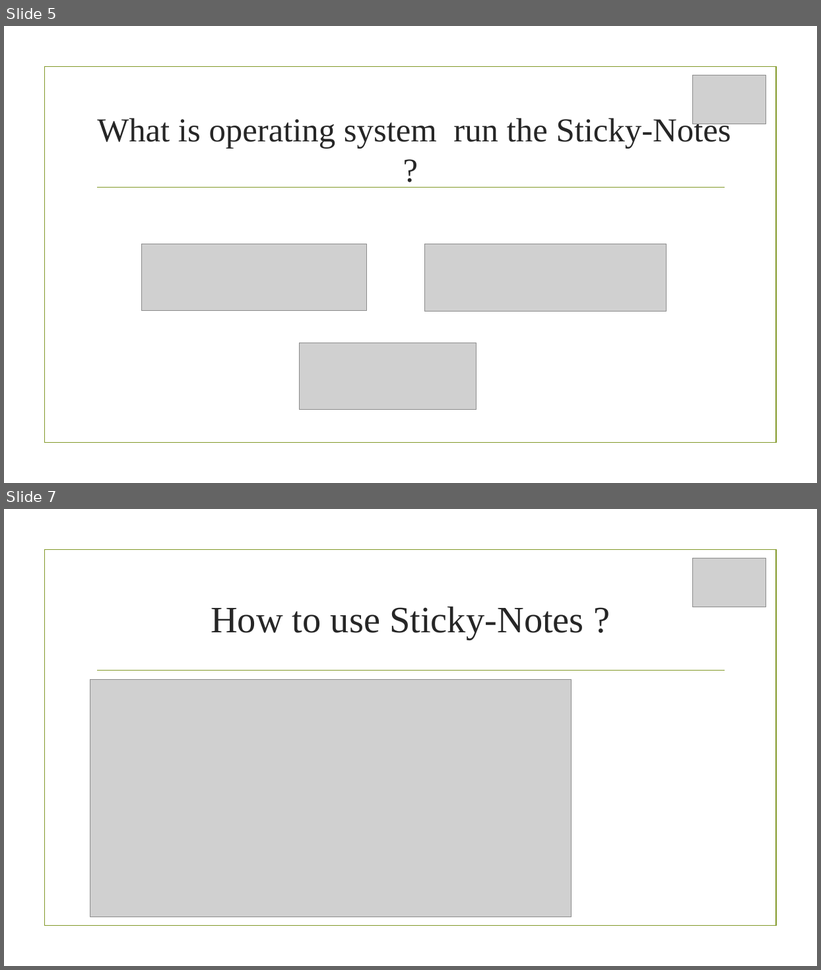
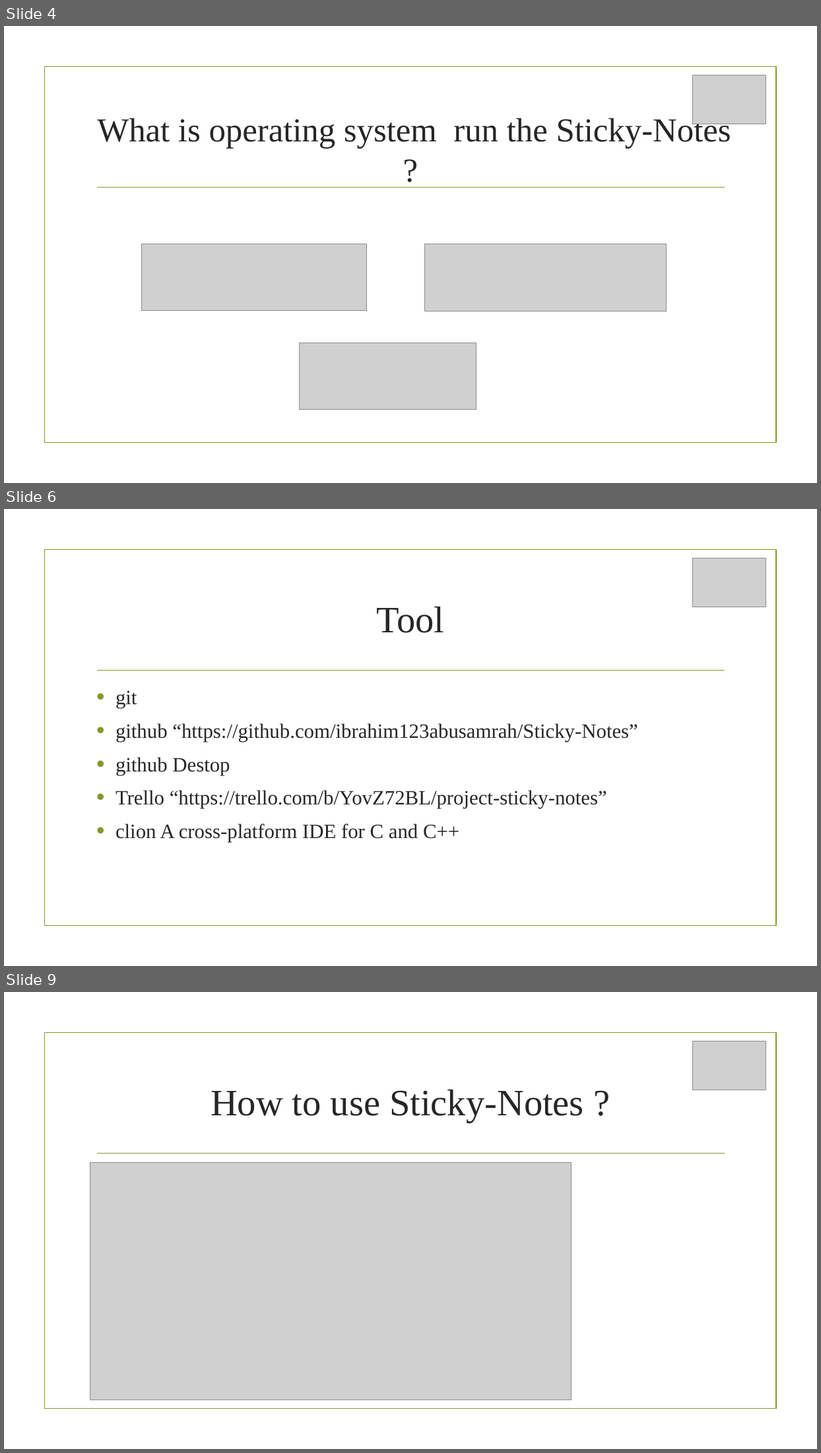
Before and after one commit to ibrahim123abusamrah/show, a slide deck: Sticky-Notes_B.pptx. Shown one above the other, each under a label of ours: slides 5 and 7 before the commit, slides 4, 6 and 9 after it; the slides between them are not shown. The pictures are 821x970 and 821x1453 pixels, drawn with LibreOffice and Linux fonts; fonts in the diff are those of the drawing; grey boxes stand for pictures; background and template pictures are left out. Boxes give left, top, right and bottom in pixels: in the first picture for what was removed or moved away, otherwise in the second. Text is boxed around its words. In the diff, an @@ line names an element or a change of style, - is before the commit and + after.

```diff
--- a/Sticky-Notes_B.pptx
+++ b/Sticky-Notes_B.pptx
@@ slide 6 added at [4,509,817,966], background picture (left out); not listed: 2 template elements that a slide beside it also shows @@
@@ picture added at [692,558,766,607] @@
@@ title added at [377,607,445,633], 44 pt, text #262626 @@
+Tool
@@ text added at [116,691,638,842], 24 pt, text #262626 @@
+• git
+• github “https://github.com/ibrahim123abusamrah/Sticky-Notes”
+• github Destop
+• Trello “https://trello.com/b/YovZ72BL/project-sticky-notes”
+• clion A cross-platform IDE for C and C++
@@ what was slide 5 is now slide 4 @@
@@ what was slide 7 is now slide 9 @@
```
Also in this commit, not shown: 2 slides changed, 4 other slides added, 4 slides removed.
